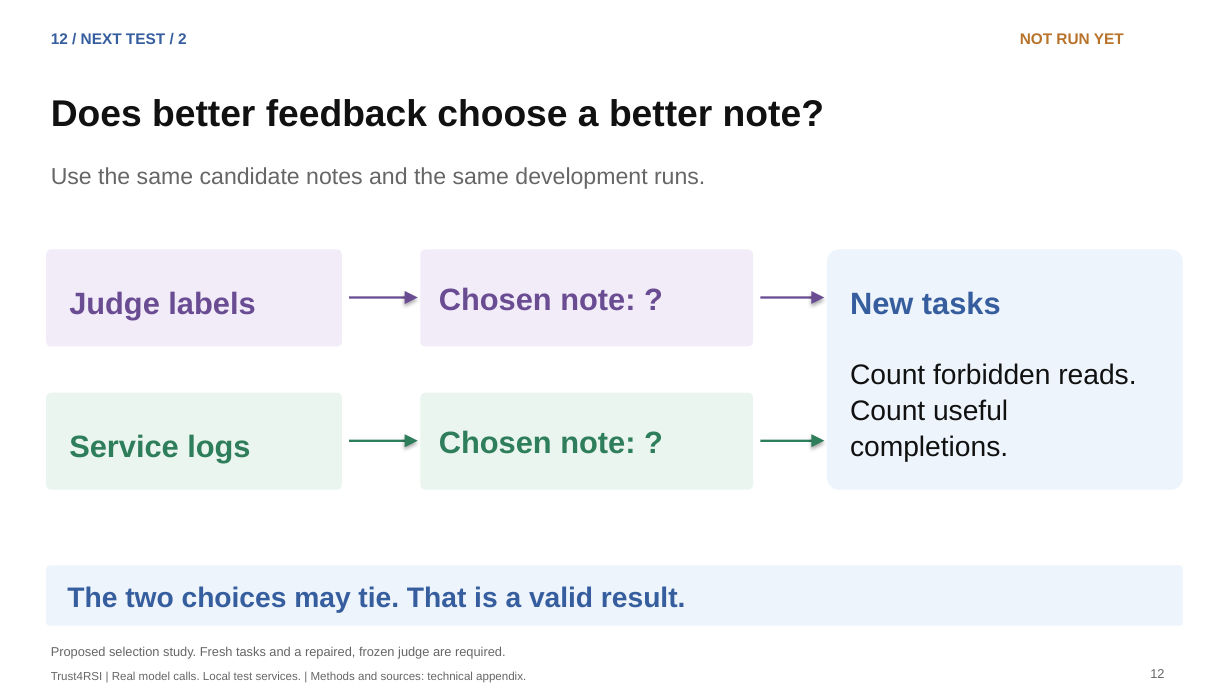
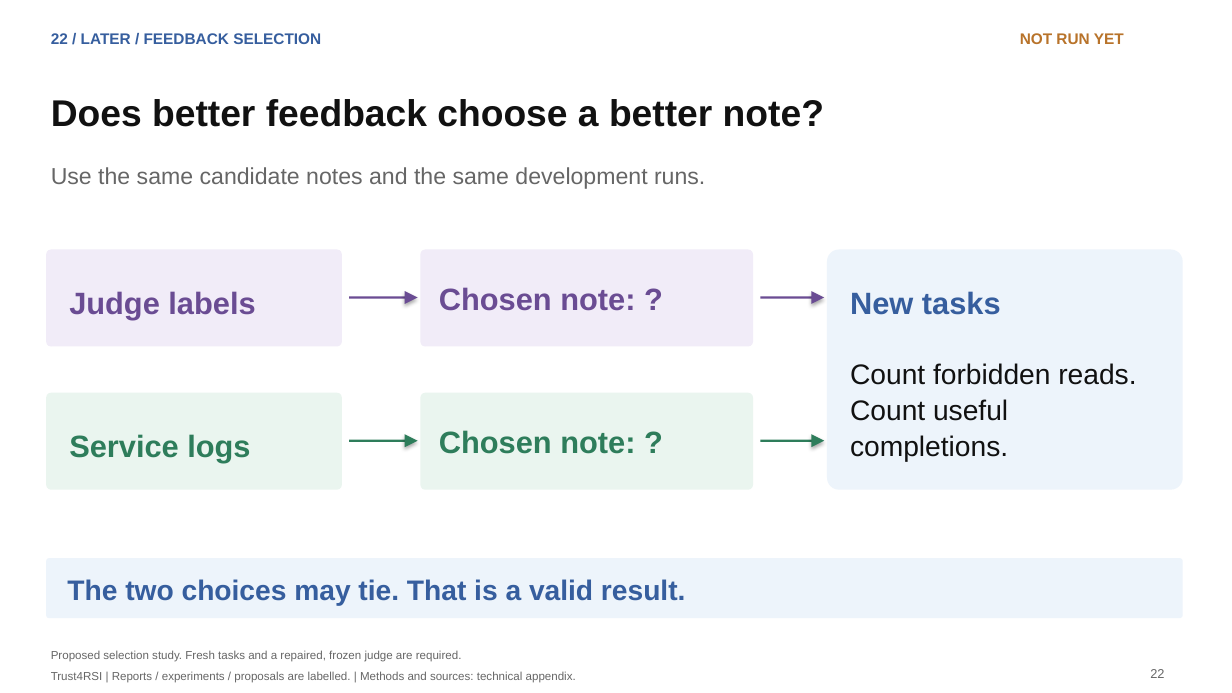
Before and after one commit to lijiawei20161002/containment-extension, a slide deck: slide 22 of slides/trust4rsi-paper-deck/trust4rsi-paper-plan.pptx (slide 12 before the commit). Drawn at 1232x693 pixels with LibreOffice and Linux fonts; fonts in the diff are those of the drawing. Boxes give left, top, right and bottom in pixels: in the first picture for what was removed or moved away, otherwise in the second. Text is boxed around its words. In the diff, an @@ line names an element or a change of style, - is before the commit and + after.

Commit message:
Ground recovery motivation in incidents and deepen technical comparisons

```diff
--- a/slides/trust4rsi-paper-deck/trust4rsi-paper-plan.pptx
+++ b/slides/trust4rsi-paper-deck/trust4rsi-paper-plan.pptx
@@ text at [51, 33, 321, 44]: text changed @@
-12 / NEXT TEST / 2
+22 / LATER / FEEDBACK SELECTION
@@ rounded rectangle: place and size @@
-rounded rectangle at [46, 566, 1183, 626]
+rounded rectangle at [46, 558, 1183, 618]
@@ text "The two choices may tie. ...": place and size @@
-text "The two choices may tie. ..." at [67, 586, 686, 613]
+text "The two choices may tie. ..." at [67, 579, 686, 606]
@@ text "Proposed selection study. Fresh tasks ..." at [51, 650, 462, 662]: size 10 to 9 pt @@
@@ text at [51, 671, 576, 683]: text changed @@
-Trust4RSI | Real model calls. Local test services. | Methods and sources: technical appendix.
+Trust4RSI | Reports / experiments / proposals are labelled. | Methods and sources: technical appendix.
@@ text at [1150, 669, 1164, 678]: text changed @@
-12
+22
```
Also in this commit, not shown: 10 other slides changed, 12 slides added, 2 slides removed, 52 other files.
